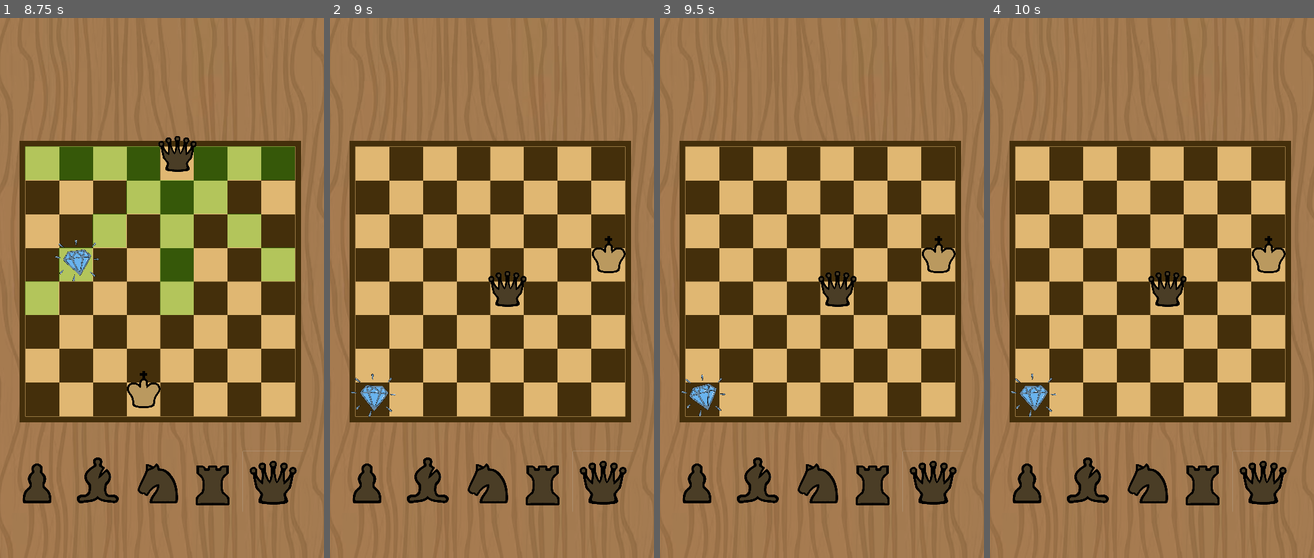
Above: before the commit, frames 1-4 (left to right).
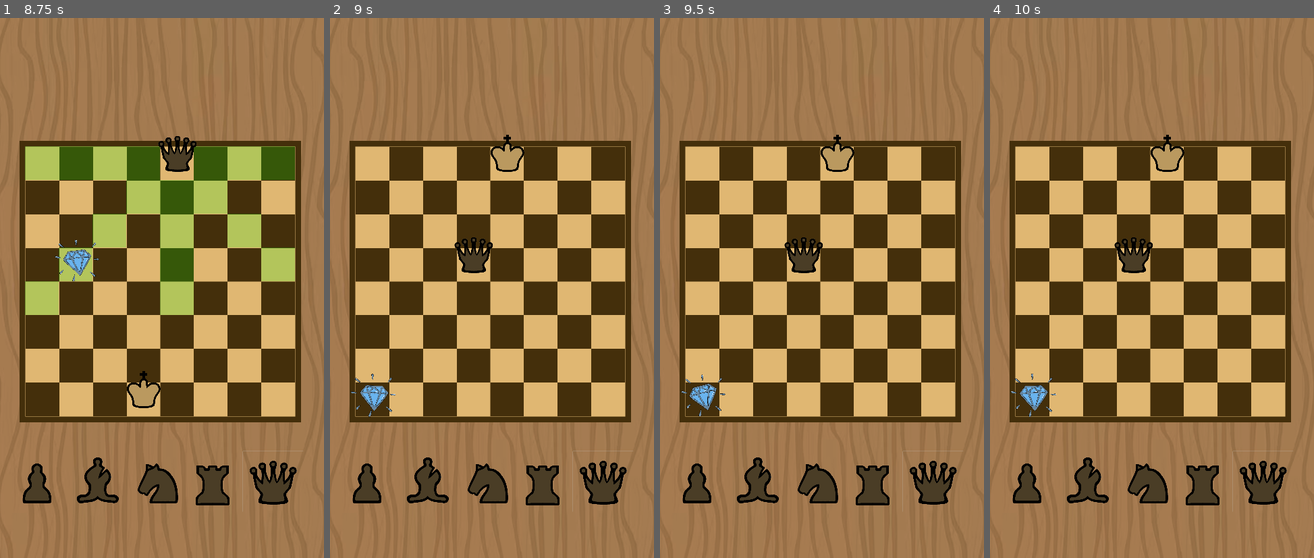
Above: after the commit, the same moments.

Repository: mljkvc/Blokejd-GameJam
Game: Godot game, scene res://scenes/Main.tscn
The game is run twice, just before and just after one commit, with the same random seed, the same clock (stepped at 60 frames per second) and the same inputs.
Inputs (mouse positions are in pixels of both pictures, inside the frame that each line leads up to):
- Up to frame 1 (8.75 s): click "Create Lobby" at 0.5 s; click "Join Lobby" at 1.25 s; click (84, 498) at 2 s; click (35, 482) at 2.75 s; click (97, 482) at 3.5 s; click (158, 482) at 4.25 s; click (213, 482) at 5 s; click (272, 482) at 5.75 s; move the mouse to (145, 396) at 6.52 s; hold W (move_up) 6.53-8.03 s; click (145, 396) at 6.67 s; move the mouse to (259, 369) at 7.27 s; move the mouse to (64, 207) at 8.02 s; hold A (move_left) from 8.03 s (still down)
- Up to frame 2 (9 s): keep holding A (move_left); tap Enter at 8.75 s; move the mouse to (508, 288) at 8.77 s; click (508, 288) at 8.92 s
- Up to frame 3 (9.5 s): keep holding A (move_left)
- Up to frame 4 (10 s): move the mouse to (1103, 153) at 9.52 s; release A (move_left) at 9.53 s; hold S (move_down) from 9.53 s (still down)

Frame 1 is identical in both runs. In frame 2, 1.8% of the frame differs, in the area x 38-92%, y 21-54%; in frame 3, 1.8%; in frame 4, 1.8%.
Error in both runs: Out of bounds get index '0' (on base: 'PackedStringArray') (res://scripts/main_menu.gd:17)

Commit message:
jebo te konj

Diff:
--- a/scripts/multiplayer.gd
+++ b/scripts/multiplayer.gd
@@ -34,8 +34,8 @@
 		board.append([])
 		for j in range(8):
 			board[i].append(0)
-	board[player1_pos[0]][player1_pos[1]] = -1
-	board[player2_pos[0]][player2_pos[1]] = 1
+	board[player1_pos[1]][player1_pos[0]] = -1
+	board[player2_pos[1]][player2_pos[0]] = 1
 
 ## ----------------SERVER HOSTING---------------- ##
 func start_server(host_ip: String):
@@ -66,7 +66,7 @@
 func sync_game_state(new_board, turn, player1_pos, player2_pos, player1_score, player2_score, treasure_pos, player1_lied, player2_lied, player1_prev_pos, player2_prev_pos, player1_eaten_in_last, player2_eaten_in_last):
 	print("Sync game state entry")
 	board = new_board
-	board[treasure_pos.x][treasure_pos.y] = 7
+	board[treasure_pos.y][treasure_pos.x] = 7
 	current_turn = turn
 	self.player1_pos = player1_pos
 	self.player2_pos = player2_pos
@@ -91,14 +91,14 @@
 	print(str(pos[0]) + " " + str(pos[1]))
 
 	if player_id != 0:
-		board[player1_pos[0]][player1_pos[1]] = 0
+		board[player1_pos[1]][player1_pos[0]] = 0
 		player1_prev_pos = prev_pos
 		player1_pos = pos
 		player1_lied = lied
 		player1_eaten_in_last = false
 		player2_lied = false
 	else:
-		board[player2_pos[0]][player2_pos[1]] = 0
+		board[player2_pos[1]][player2_pos[0]] = 0
 		player2_prev_pos = prev_pos
 		player2_pos = pos
 		player2_lied = lied
@@ -111,17 +111,17 @@
 	if player_id != 0:
 		multiplier *= -1
 	if piece_data.begins_with("q"):
-		board[x][y] = 6 * multiplier
+		board[y][x] = 6 * multiplier
 	elif piece_data.begins_with("p"):
-		board[x][y] = 2 * multiplier
+		board[y][x] = 2 * multiplier
 	elif piece_data.begins_with("kn"):
-		board[x][y] = 3 * multiplier
+		board[y][x] = 3 * multiplier
 	elif piece_data.begins_with("b"):
-		board[x][y] = 4 * multiplier
+		board[y][x] = 4 * multiplier
 	elif piece_data.begins_with("r"):
-		board[x][y] = 5 * multiplier
+		board[y][x] = 5 * multiplier
 	else:
-		board[x][y] = 1 * multiplier
+		board[y][x] = 1 * multiplier
 
 	if pos == treasure_pos:
 		if player_id != 0:
